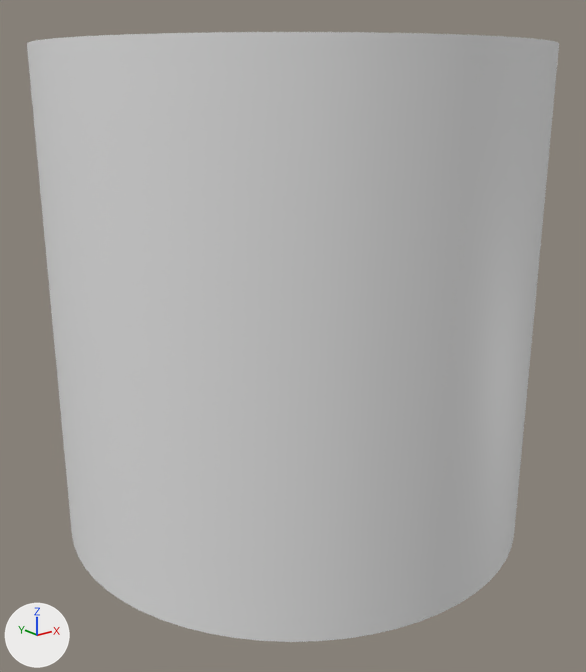
The OBJ model model/cylinder.obj as it was, and as the next commit left it.
Rendered twice from a camera (50 mm lens) standing at (-2.12, -2.65, 0.87) and looking at (-0.03, -0.04, -0.18). The lights are fixed; the arrows at lower left show +X, +Y and +Z. Where no turn or scale is listed for an object, it has been applied to the vertices.
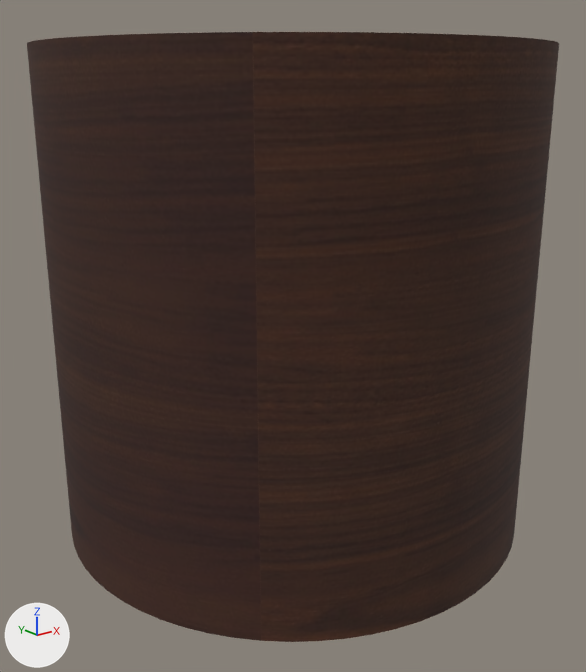
Changed parts and their boxes (x1, y1, x2, y2) in the pictures (586 x 672 px):
'Cylinder', recoloured (grey to brown)
    both: (27, 32, 559, 642)

The change, as a diff of the scene's bpy script:
```diff
--- a/model/cylinder.obj.py
+++ b/model/cylinder.obj.py
@@ img_wood_png @@
+img_wood_png = load_image('wood.png', 'wood.png', 1200, 800, 'sRGB')
@@ mat_wood @@
+mat_wood = principled_material('wood')
+mat_wood.texture = img_wood_png
+mat_wood.roughness = 0.9
@@ me_cylinder @@
 me_cylinder.from_pydata(...)  # 128 vertices, 252 faces; spans x -1.0..1.0, y -1.0..1.0, z -1.0..1.0
+me_cylinder.materials.append(mat_wood)  # picture img_wood_png
```
